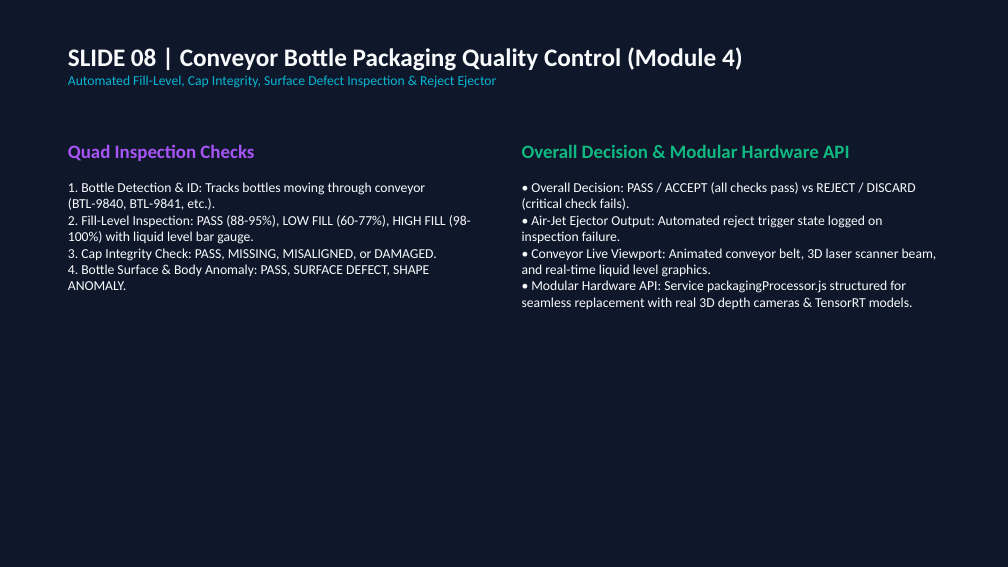
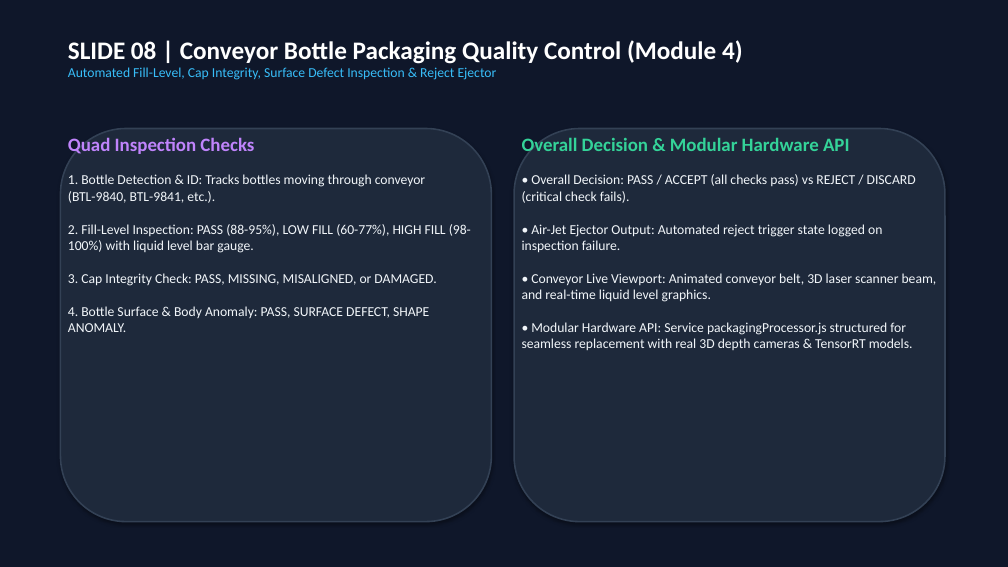
Before and after one commit to Shiv-Kumar005023/IGL, a slide deck: slide 8 of docs_and_reports/IGL_VisionGuard_AI_Presentation.pptx. Drawn at 1008x567 pixels with LibreOffice and Linux fonts; fonts in the diff are those of the drawing. Boxes give left, top, right and bottom in pixels: in the first picture for what was removed or moved away, otherwise in the second. Text is boxed around its words. In the diff, an @@ line names an element or a change of style, - is before the commit and + after.

Commit message:
Update PowerPoint PPTX text colors to ultra-bright high-contrast white, cyan, and light slate across all 14 slides

```diff
--- a/docs_and_reports/IGL_VisionGuard_AI_Presentation.pptx
+++ b/docs_and_reports/IGL_VisionGuard_AI_Presentation.pptx
@@ text "SLIDE 08 | Conveyor Bottle ...": place and size @@
-text "SLIDE 08 | Conveyor Bottle ..." at bbox=[68, 47, 743, 88]
+text "SLIDE 08 | Conveyor Bottle ..." at bbox=[68, 40, 743, 80]
@@ text "SLIDE 08 | Conveyor Bottle ..." at bbox=[68, 40, 743, 80]: text colour #F8FAFC to #FFFFFF in "SLIDE 08 | Conveyor Bottle Packaging Quality ..."; text colour #06B6D4 to #38BDF8 in "Automated Fill-Level, Cap Integrity, Surface Defect Inspecti ..." @@
@@ text "Quad Inspection Checks": place and size @@
-text "Quad Inspection Checks" at bbox=[68, 144, 471, 290]
+text "Quad Inspection Checks" at bbox=[68, 137, 471, 332]
@@ text "Quad Inspection Checks" at bbox=[68, 137, 471, 332]: text colour #A855F7 to #C084FC in "Quad Inspection Checks"; text colour #F8FAFC to #F1F5F9 @@
@@ rounded rectangle added at bbox=[60, 129, 492, 522], fill #1E293B, outline #334155 1.5 pt @@
@@ text "Overall Decision & Modular Hardware ...": place and size @@
-text "Overall Decision & Modular Hardware ..." at bbox=[522, 144, 937, 310]
+text "Overall Decision & Modular Hardware ..." at bbox=[522, 137, 937, 350]
@@ text "Overall Decision & Modular Hardware ..." at bbox=[522, 137, 937, 350]: text colour #10B981 to #34D399 in "Overall Decision & Modular Hardware API"; text colour #F8FAFC to #F1F5F9 @@
@@ rounded rectangle added at bbox=[514, 129, 945, 522], fill #1E293B, outline #334155 1.5 pt @@
```
Also in this commit, not shown: 13 other slides changed.
